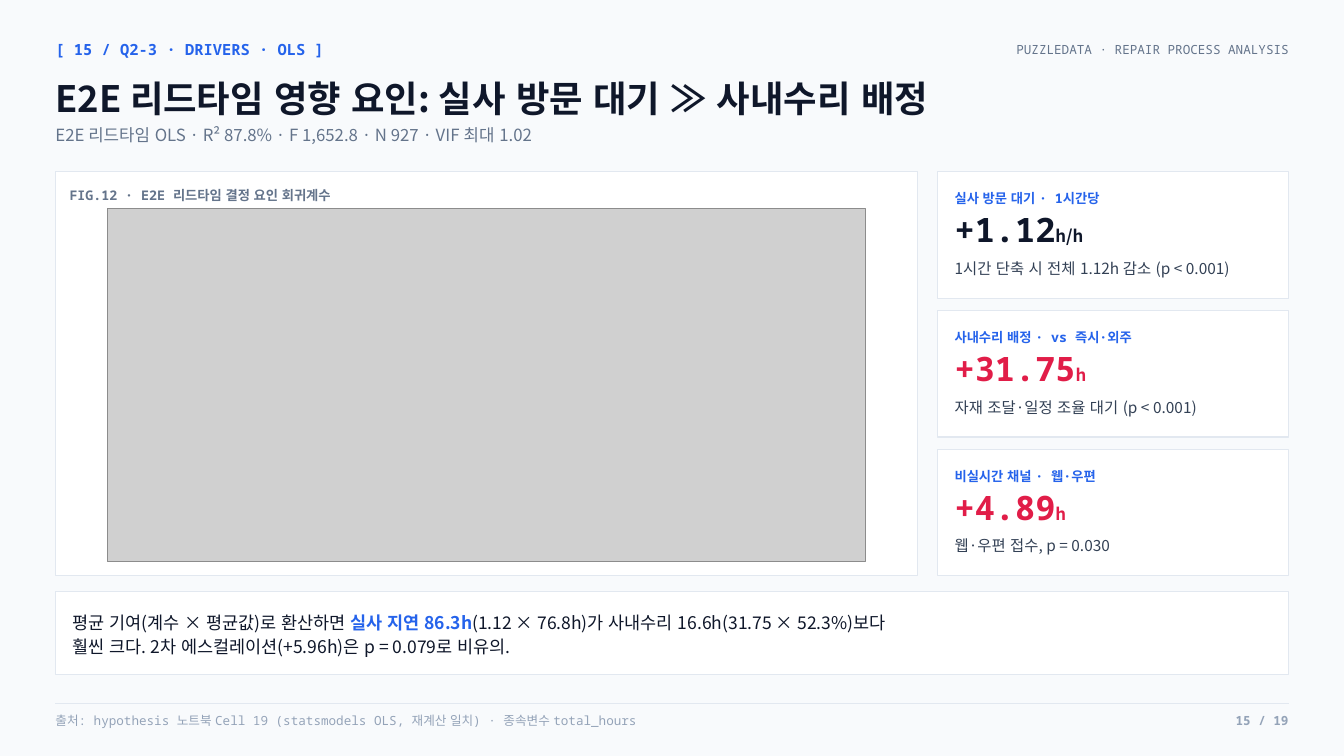
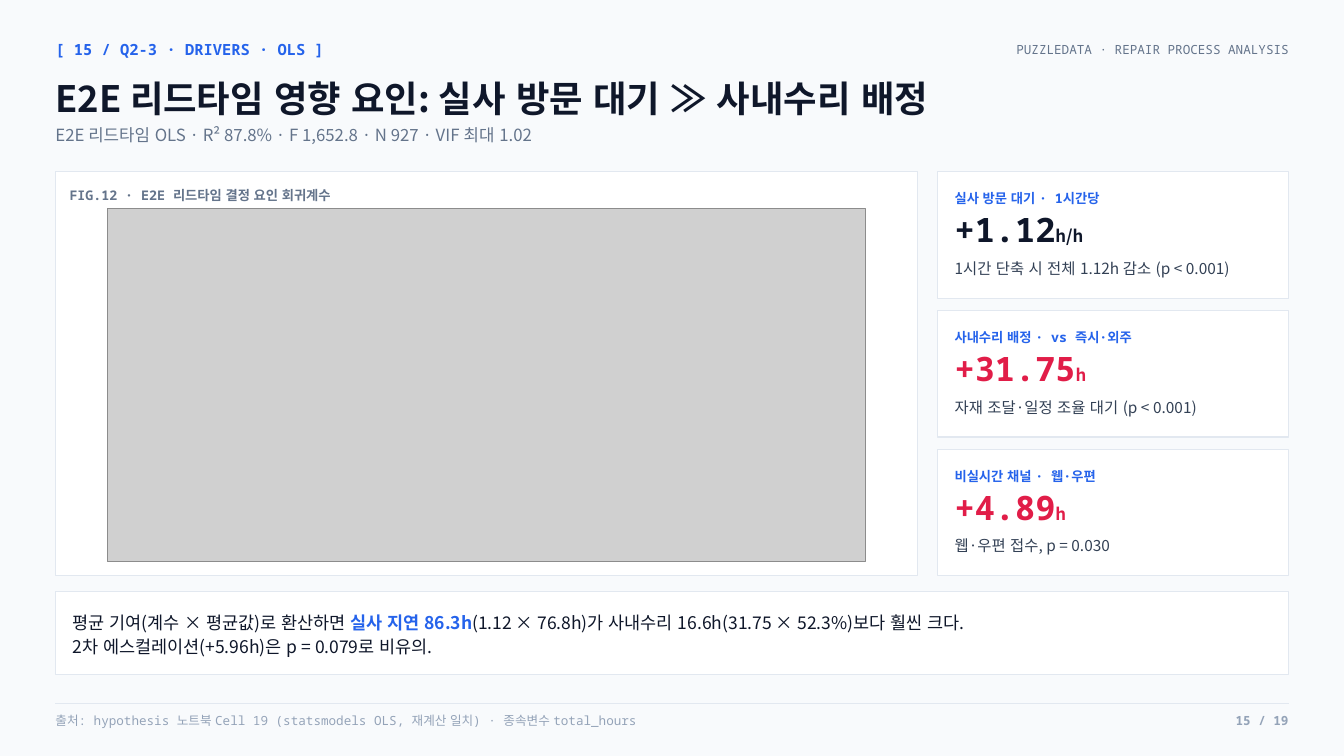
Before and after one commit to nus1245/puzzle_data, a slide deck: slide 15 of outputs/pptx/puzzledata_repair_report.pptx. Drawn at 1344x756 pixels with LibreOffice and Linux fonts; fonts in the diff are those of the drawing; grey boxes stand for pictures. Boxes give left, top, right and bottom in pixels: in the first picture for what was removed or moved away, otherwise in the second. Text is boxed around its words. In the diff, an @@ line names an element or a change of style, - is before the commit and + after.

```diff
--- a/outputs/pptx/puzzledata_repair_report.pptx
+++ b/outputs/pptx/puzzledata_repair_report.pptx
@@ text at box(73, 614, 964, 657): text changed @@
-평균 기여(계수 × 평균값)로 환산하면 실사 지연 86.3h(1.12 × 76.8h)가 사내수리 16.6h(31.75 × 52.3%)보다
-훨씬 크다. 2차 에스컬레이션(+5.96h)은 p = 0.079로 비유의.
+평균 기여(계수 × 평균값)로 환산하면 실사 지연 86.3h(1.12 × 76.8h)가 사내수리 16.6h(31.75 × 52.3%)보다 훨씬 크다.
+2차 에스컬레이션(+5.96h)은 p = 0.079로 비유의.
```
Also in this commit, not shown: 2 other files.
